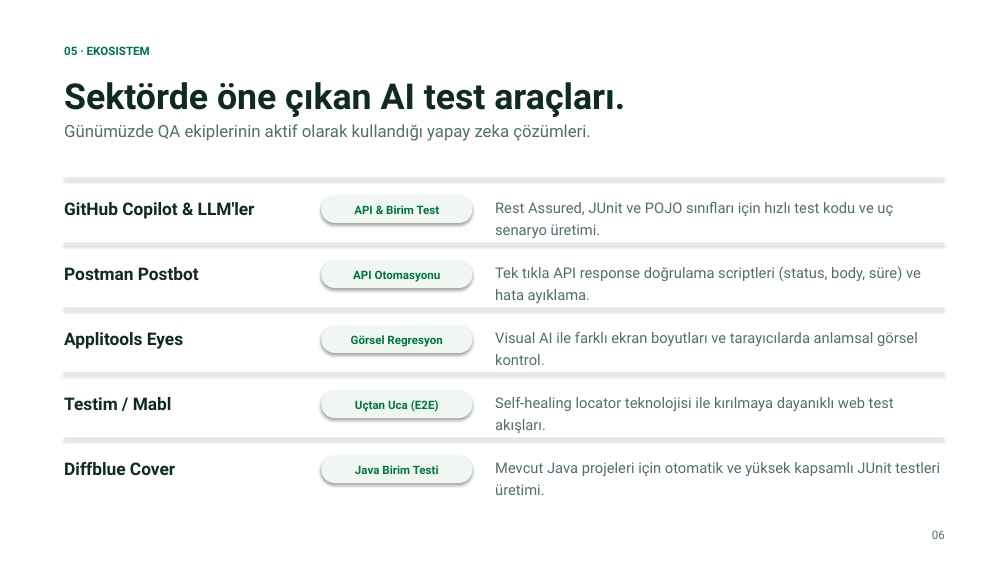
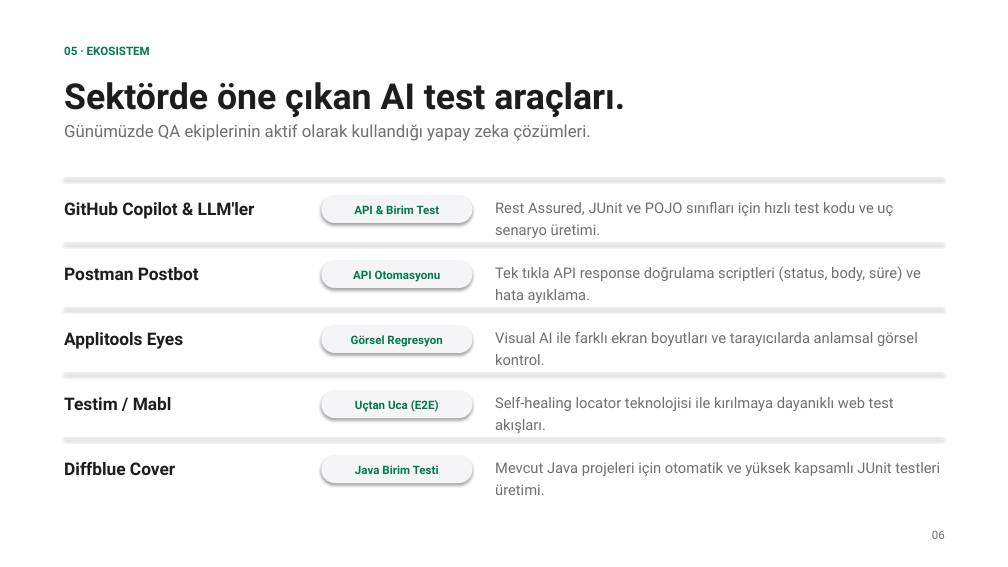
Before and after one commit to mustafagmn/24118007_MustafaGuman_YazilimGelistirme_rest-assured-api-regression-test, a slide deck: slide 6 of sunum/Yapay_Zeka_Destekli_Yazilim_Test_Muhendisligi_Mustafa_Guman.pptx. Drawn at 1008x567 pixels with LibreOffice and Linux fonts; fonts in the diff are those of the drawing. Boxes give left, top, right and bottom in pixels: in the first picture for what was removed or moved away, otherwise in the second. Text is boxed around its words. In the diff, an @@ line names an element or a change of style, - is before the commit and + after.

Commit message:
Refine presentation colors: neutral Apple dark/light surfaces with subtle green accent

```diff
--- a/sunum/Yapay_Zeka_Destekli_Yazilim_Test_Muhendisligi_Mustafa_Guman.pptx
+++ b/sunum/Yapay_Zeka_Destekli_Yazilim_Test_Muhendisligi_Mustafa_Guman.pptx
@@ text "Sektörde öne çıkan AI test ..." at (64,82,625,117): text colour #0F2A1F to #1D1D1F @@
@@ fill #D6E8DF to #E5E5EA in 3 elements at (64,308,944,309), (64,373,944,374), (64,438,944,439) @@
@@ text colour #527063 to #6E6E73 in 7 elements at (64,124,591,141), (932,531,945,539), (495,202,893,238), (495,266,921,303), (495,332,918,365), (495,397,894,433), (495,462,940,495) @@
```
Also in this commit, not shown: 10 other slides changed.
